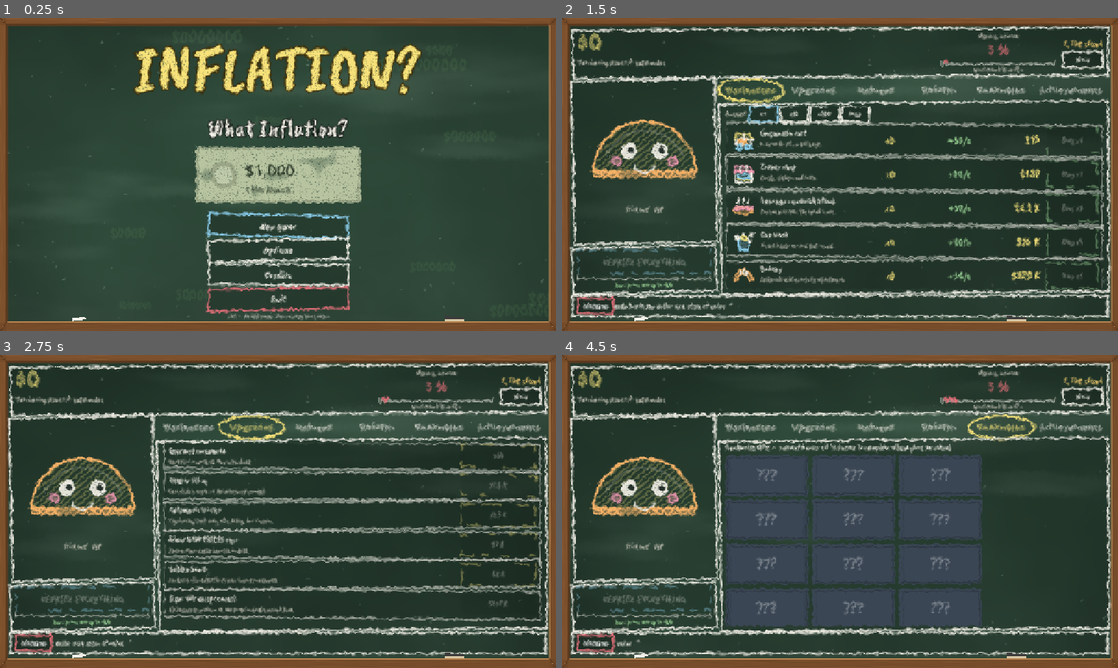
Above: before the commit, frames 1-4 (two rows, left to right).
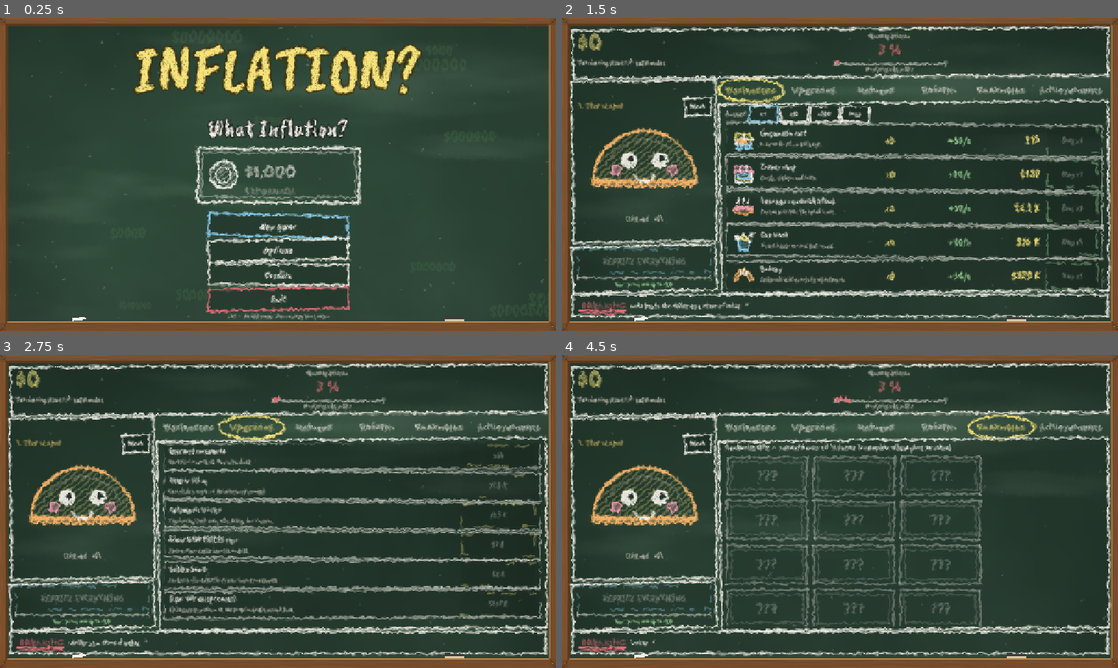
Above: after the commit, the same moments.

Repository: agusmoscato/INFLATION-What-Inflation-
Game: Godot game, scene res://scenes/Main.tscn
The game is run twice, just before and just after one commit, with the same random seed, the same clock (stepped at 60 frames per second) and the same inputs.
Inputs:
- Up to frame 1 (0.25 s): no input
- Up to frame 2 (1.5 s): click "New game" at 0.5 s; click "Businesses" at 1.25 s
- Up to frame 3 (2.75 s): click "Upgrades" at 2 s
- Up to frame 4 (4.5 s): click "Refuges" at 2.75 s; click "Reform" at 3.5 s; click "Banknotes" at 4.25 s

The runs differ from the first frame. In frame 1, 5.2% of the frame differs, in the area x 35-65%, y 40-60%; in frame 2, 8.5%; in frame 3, 14%; in frame 4, 27%, in the area x 1-99%, y 4-96%.

Commit message:
Pizarra de kiosco 5-7: avisos como notitas arriba a la derecha, AUMENTO garabateado, billetes y tijera de tiza, cinta de noticias con tiza roja
Co-Authored-By: Claude Sonnet 5.5 <noreply@anthropic.com>

Diff:
--- a/i18n/translations.csv
+++ b/i18n/translations.csv
@@ -82,7 +82,9 @@
 "ui.opt.fullscreen","Pantalla completa","Fullscreen"
 "ui.credits.win","¡La inflación es cero!","Inflation is zero!"
 "ui.credits.stats","Tiempo: %s  -  Reformas: %d  -  Planes: %d  -  Ceros cortados: %d","Time: %s  -  Reforms: %d  -  Plans: %d  -  Zeros cut: %d"
-"ui.credits.body","Todos los billetes, titulares y empresas  …(122 unchanged characters)… t Inflation?.\nHecho con Godot Engine 4.","All banknotes, headlines and companies are fictional. Any resemblance to reality is pure inflation.\n\nDesign and programming: the INFLATION? What Inflation? team.\nMade with Godot Engine 4."
+"ui.credits.body","Todos los billetes, titulares y empresas  …(122 unchanged characters)… t Inflation?.\nHecho con Godot Engine 4.
+Tipografías: Cabin Sketch y Caveat Brush (SIL Open Font License).","All banknotes, headlines and companies are fictional. Any resemblance to reality is pure inflation.\n\nDesign and programming: the INFLATION? What Inflation? team.\nMade with Godot Engine 4.
+Fonts: Cabin Sketch and Caveat Brush (SIL Open Font License)."
 "ui.credits.continue","Seguir jugando","Keep playing"
 "ui.credits.menu","Menú principal","Main menu"
 "ui.ref.bonus","Cartera diversificada: %d/%d refugios con ahorros de al menos 2 min de ingresos  →  +%d %% de ingresos","Diversified portfolio: %d/%d refuges holding at least 2 min of income  →  +%d %% income"
--- a/scripts/ui/banknote_view.gd
+++ b/scripts/ui/banknote_view.gd
@@ -1,16 +1,17 @@
 class_name BanknoteView
 extends Control
-## Billete ficticio dibujado por código. Cada billete del álbum tiene más ceros.
+## Billete ficticio dibujado en tiza. Cada billete del álbum tiene más ceros.
 
 var note_color: Color = Color("#b8c4a0")
 var zeros: int = 3
 var title: String = ""
 var unknown: bool = false
-var cut_zeros: int = 0     ## cuántos ceros ya fueron "cortados" (se dibujan tachados/ausentes)
+var cut_zeros: int = 0     ## cuántos ceros ya fueron "cortados" (se dibujan fantasma, tras una línea de corte)
 
 
 func _init() -> void:
 	custom_minimum_size = Vector2(190, 92)
+	mouse_filter = Control.MOUSE_FILTER_IGNORE
 
 
 static func denomination(z: int) -> String:
@@ -26,21 +27,52 @@
 	return out
 
 
+func _font() -> Font:
+	return Chalk.title_font if Chalk.title_font != null else ThemeDB.fallback_font
+
+
 func _draw() -> void:
-	var rect: Rect2 = Rect2(Vector2.ZERO, size)
-	var base: Color = Color("#3a4654") if unknown else note_color
-	draw_rect(rect, base)
-	draw_rect(rect.grow(-5), base.darkened(0.25), false, 2.0)
-	draw_rect(rect.grow(-9), base.darkened(0.1), false, 1.0)
-	var font: Font = ThemeDB.fallback_font
+	var k: float = maxf(1.0, size.y / 92.0)
+	var tint: Color = Chalk.nearest(note_color) if not unknown else Chalk.WHITE
+	var sc: Color = Color(tint, 0.35 if unknown else 0.95)
+	var edges: Array = Chalk.rect_edges(size - Vector2(6, 6), 5 + zeros, 1.6, 4.0)
+	for e in edges:
+		var pts: PackedVector2Array = e
+		var moved: PackedVector2Array = PackedVector2Array()
+		for p in pts:
+			moved.append(p + Vector2(3, 3))
+		draw_polyline(moved, sc, 3.0 * minf(k, 1.6), true)
+	var inner: Array = Chalk.rect_edges(size - Vector2(26, 26), 9 + zeros, 1.2, 2.0)
+	for e2 in inner:
+		var moved2: PackedVector2Array = PackedVector2Array()
+		for p2 in e2:
+			moved2.append(p2 + Vector2(13, 13))
+		draw_polyline(moved2, Color(sc, sc.a * 0.55), 1.8, true)
+	var font: Font = _font()
 	if unknown:
-		draw_string(font, Vector2(0, size.y * 0.62), "???", HORIZONTAL_ALIGNMENT_CENTER, size.x, 34, Color(1, 1, 1, 0.35))
+		var fs0: int = int(34 * k)
+		draw_string(font, Vector2(0, size.y * 0.62), "???", HORIZONTAL_ALIGNMENT_CENTER, size.x, fs0, Color(Chalk.WHITE, 0.4))
 		return
-	draw_circle(Vector2(size.x * 0.17, size.y * 0.5), size.y * 0.24, base.darkened(0.15))
-	draw_circle(Vector2(size.x * 0.17, size.y * 0.5), size.y * 0.16, base.lightened(0.1))
+	# medallón
+	var mc: Vector2 = Vector2(size.x * 0.17, size.y * 0.5)
+	Chalk.circle(self, mc, size.y * 0.24, tint, 2.6 * minf(k, 1.6), 3 + zeros, true, 6.0 * k)
+	Chalk.circle(self, mc, size.y * 0.13, tint, 2.0, 4 + zeros)
 	var shown: int = maxi(0, zeros - cut_zeros)
 	var text: String = "$" + denomination(shown)
-	var k: float = maxf(1.0, size.y / 92.0)
-	var fs: int = int((26 if text.length() < 11 else (20 if text.length() < 16 else 15)) * k)
-	draw_string(font, Vector2(size.x * 0.3, size.y * 0.52), text, HORIZONTAL_ALIGNMENT_LEFT, size.x * 0.66, fs, Color("#1d2a1d"))
-	draw_string(font, Vector2(size.x * 0.3, size.y * 0.82), title, HORIZONTAL_ALIGNMENT_LEFT, size.x * 0.66, int(12.0 * k), Color("#2e3d2e"))
+	var base_fs: int = 26 if text.length() < 11 else (20 if text.length() < 16 else 15)
+	var fs: int = int(base_fs * k)
+	var tx: float = size.x * 0.3
+	var avail: float = size.x * 0.66
+	var w: float = Chalk.text_width(font, text, fs)
+	if w > avail:
+		fs = int(float(fs) * avail / w)
+		w = Chalk.text_width(font, text, fs)
+	Chalk.draw_written(self, font, text, Vector2(tx, size.y * 0.54), fs, Chalk.WHITE, 1.0, 7 + zeros, 0.03)
+	if cut_zeros > 0:
+		# línea de corte y ceros fantasma
+		var cx: float = tx + w + 6.0
+		for i in range(0, int(size.y * 0.7), 10):
+			draw_line(Vector2(cx, size.y * 0.15 + i), Vector2(cx, size.y * 0.15 + i + 5), Chalk.PINK, 2.4, true)
+		var ghost: String = "0".repeat(mini(cut_zeros, 6))
+		draw_string(font, Vector2(cx + 6.0, size.y * 0.54), ghost, HORIZONTAL_ALIGNMENT_LEFT, -1, int(fs * 0.9), Color(Chalk.PINK, 0.28))
+	draw_string(font, Vector2(tx, size.y * 0.84), title, HORIZONTAL_ALIGNMENT_LEFT, avail, int(15.0 * k), Color(Chalk.WHITE, 0.7))
--- /dev/null
+++ b/scripts/ui/chalk_tag.gd
@@ -0,0 +1,32 @@
+class_name ChalkTag
+extends Control
+## Etiqueta escrita en tiza roja y subrayada dos veces (para "ÚLTIMA HORA").
+
+var text: String = ""
+var color: Color = Chalk.RED
+var font_size: int = 22
+
+
+func _init(t: String = "") -> void:
+	text = t
+	mouse_filter = Control.MOUSE_FILTER_IGNORE
+
+
+func _ready() -> void:
+	var f: Font = _font()
+	var w: float = Chalk.text_width(f, text, font_size)
+	custom_minimum_size = Vector2(w + 16.0, float(font_size) + 14.0)
+
+
+func _font() -> Font:
+	return Chalk.title_font if Chalk.title_font != null else ThemeDB.fallback_font
+
+
+func _draw() -> void:
+	var f: Font = _font()
+	var w: float = Chalk.text_width(f, text, font_size)
+	var y: float = size.y * 0.5 + float(font_size) * 0.28
+	Chalk.draw_written(self, f, text, Vector2(8.0, y), font_size, color, 1.0, 17, 0.03)
+	# doble subrayado a mano
+	Chalk.line(self, Vector2(4.0, y + 5.0), Vector2(w + 12.0, y + 4.0), color, 2.8, 61, 1.6)
+	Chalk.line(self, Vector2(8.0, y + 10.0), Vector2(w + 8.0, y + 10.0), color, 2.4, 62, 1.6)
--- a/scripts/ui/game_screen.gd
+++ b/scripts/ui/game_screen.gd
@@ -11,7 +11,7 @@
 var fx_layer: Control
 var tint: ColorRect
 var toast_box: VBoxContainer
-var raise_label: Label
+var raise_sign: ScribbleText
 
 var money_label: Label
 var power_label: Label
@@ -97,17 +97,8 @@
 	fx_layer.mouse_filter = Control.MOUSE_FILTER_IGNORE
 	fx_layer.set_anchors_and_offsets_preset(Control.PRESET_FULL_RECT)
 	add_child(fx_layer)
-	toast_box = VBoxContainer.new()
-	toast_box.mouse_filter = Control.MOUSE_FILTER_IGNORE
-	toast_box.position = Vector2(16, 150)
-	toast_box.custom_minimum_size = Vector2(318, 0)
-	fx_layer.add_child(toast_box)
-	raise_label = UIKit.label("", 54, UIKit.C_RED, HORIZONTAL_ALIGNMENT_CENTER)
-	raise_label.add_theme_color_override("font_outline_color", Color.BLACK)
-	raise_label.add_theme_constant_override("outline_size", 8)
-	raise_label.mouse_filter = Control.MOUSE_FILTER_IGNORE
-	raise_label.modulate.a = 0.0
-	fx_layer.add_child(raise_label)
+	raise_sign = ScribbleText.new()
+	fx_layer.add_child(raise_sign)
 
 	_connect_bus()
 	_last_era = gm().era
@@ -173,16 +164,17 @@
 	mid.add_child(month_bar)
 	month_label = UIKit.label("", 12, UIKit.C_DIM, HORIZONTAL_ALIGNMENT_CENTER)
 	mid.add_child(month_label)
-	var right: VBoxContainer = VBoxContainer.new()
-	right.alignment = BoxContainer.ALIGNMENT_CENTER
-	h.add_child(right)
-	era_label = UIKit.label("", 18, UIKit.C_GOLD, HORIZONTAL_ALIGNMENT_RIGHT)
-	right.add_child(era_label)
-	var menu_btn: Button = Button.new()
-	menu_btn.text = tr("ui.menu")
-	UIKit.style_button(menu_btn, UIKit.C_PANEL2, 14)
-	menu_btn.pressed.connect(func() -> void: request_menu.emit())
-	right.add_child(menu_btn)
+	# pila de notitas (avisos) arriba a la derecha: no tapa la empanada ni el panel central
+	var notes: Control = Control.new()
+	notes.custom_minimum_size = Vector2(340, 84)
+	notes.clip_contents = true
+	notes.mouse_filter = Control.MOUSE_FILTER_IGNORE
+	h.add_child(notes)
+	toast_box = VBoxContainer.new()
+	toast_box.mouse_filter = Control.MOUSE_FILTER_IGNORE
+	toast_box.add_theme_constant_override("separation", 2)
+	notes.add_child(toast_box)
+	toast_box.set_anchors_and_offsets_preset(Control.PRESET_TOP_WIDE)
 	return p
 
 
@@ -196,6 +188,16 @@
 	var v: VBoxContainer = VBoxContainer.new()
 	v.alignment = BoxContainer.ALIGNMENT_CENTER
 	p.add_child(v)
+	var top_row: HBoxContainer = HBoxContainer.new()
+	v.add_child(top_row)
+	era_label = UIKit.label("", 20, UIKit.C_GOLD, HORIZONTAL_ALIGNMENT_LEFT, true)
+	era_label.size_flags_horizontal = Control.SIZE_EXPAND_FILL
+	top_row.add_child(era_label)
+	var menu_btn: Button = Button.new()
+	menu_btn.text = tr("ui.menu")
+	UIKit.style_button(menu_btn, UIKit.C_PANEL2, 15)
+	menu_btn.pressed.connect(func() -> void: request_menu.emit())
+	top_row.add_child(menu_btn)
 	empanada = EmpanadaButton.new()
 	empanada.size_flags_horizontal = Control.SIZE_SHRINK_CENTER
 	empanada.custom_minimum_size = Vector2(280, 220)
@@ -484,8 +486,7 @@
 	var p: PanelContainer = UIKit.panel(Color("#0d141b"), 6)
 	var h: HBoxContainer = HBoxContainer.new()
 	p.add_child(h)
-	var tag: Label = UIKit.label(tr("ui.news"), 13, Color.WHITE)
-	tag.add_theme_stylebox_override("normal", UIKit.box(UIKit.C_RED, 4))
+	var tag: ChalkTag = ChalkTag.new(tr("ui.news"))
 	h.add_child(tag)
 	ticker_clip = Control.new()
 	ticker_clip.clip_contents = true
@@ -866,16 +867,15 @@
 	_scratch_costs()
 	_play("raise", clampf(1.0 - rate * 0.3, 0.6, 1.0))
 	_shake(clampf(4.0 + rate * 14.0, 4.0, 22.0), 0.35)
-	raise_label.text = tr("ui.raise") % BigNumber.from_float(rate * 100.0).format(1)
-	raise_label.position = Vector2(size.x / 2.0 - 250, 60)
-	raise_label.size = Vector2(500, 70)
-	raise_label.pivot_offset = Vector2(250, 35)
-	raise_label.modulate.a = 1.0
-	raise_label.scale = Vector2(1.6, 1.6)
-	var tw: Tween = create_tween()
-	tw.tween_property(raise_label, "scale", Vector2.ONE, 0.25).set_trans(Tween.TRANS_BACK).set_ease(Tween.EASE_OUT)
-	tw.tween_interval(0.8)
-	tw.tween_property(raise_label, "modulate:a", 0.0, 0.5)
+	# garabato gigante que se dibuja rápido y se borra; abajo del HUD, nunca encima
+	var hud_bottom: float = 150.0
+	if money_label != null:
+		hud_bottom = money_label.get_global_rect().end.y + 70.0
+	raise_sign.size = Vector2(size.x, 170.0)
+	raise_sign.position = Vector2(0.0, hud_bottom + (size.y - hud_bottom) * 0.22)
+	raise_sign.font_size = 104 if size.x > 900.0 else 70
+	raise_sign.show_text(tr("ui.raise") % BigNumber.from_float(rate * 100.0).format(1), int(rate * 1000.0) + 1)
+	Chalk.wobble(rate_label, 0.12, 0.6)
 	_upg_dirty = true
 
 
@@ -1036,18 +1036,30 @@
 func _toast(text: String, color: Color) -> void:
 	if toast_box == null:
 		return
-	var p: PanelContainer = UIKit.panel(Color(0.05, 0.08, 0.11, 0.92), 8)
+	# notita de tiza: la más nueva arriba; solo entran 3
+	var p: PanelContainer = PanelContainer.new()
 	p.mouse_filter = Control.MOUSE_FILTER_IGNORE
-	var l: Label = UIKit.label(text, 16, color, HORIZONTAL_ALIGNMENT_CENTER)
+	var st: ChalkStyle = UIKit.chalk_box(Chalk.nearest(color), Color(0, 0, 0, 0.3), 2.0)
+	st.content_margin_top = 2.0
+	st.content_margin_bottom = 2.0
+	st.content_margin_left = 8.0
+	st.content_margin_right = 8.0
+	p.add_theme_stylebox_override("panel", st)
+	var l: Label = UIKit.label(text, 14, color, HORIZONTAL_ALIGNMENT_CENTER)
+	l.clip_text = true
 	l.mouse_filter = Control.MOUSE_FILTER_IGNORE
 	p.add_child(l)
-	toast_box.position = Vector2(16.0, maxf(150.0, size.y - 450.0))
 	toast_box.add_child(p)
-	while toast_box.get_child_count() > 4:
-		toast_box.get_child(0).queue_free()
-		toast_box.remove_child(toast_box.get_child(0))
+	toast_box.move_child(p, 0)
+	while toast_box.get_child_count() > 3:
+		var old: Node = toast_box.get_child(toast_box.get_child_count() - 1)
+		toast_box.remove_child(old)
+		old.queue_free()
+	p.pivot_offset = Vector2(170, 12)
+	p.scale = Vector2(0.6, 0.6)
 	var tw: Tween = create_tween()
-	tw.tween_interval(3.0)
+	tw.tween_property(p, "scale", Vector2.ONE, 0.35).set_trans(Tween.TRANS_ELASTIC).set_ease(Tween.EASE_OUT)
+	tw.tween_interval(3.2)
 	tw.tween_property(p, "modulate:a", 0.0, 0.6)
 	tw.tween_callback(p.queue_free)
 
@@ -1099,7 +1111,9 @@
 	note.position = size / 2.0 - note.size / 2.0
 	ov.add_child(note)
 	var sc: ScissorsView = ScissorsView.new()
-	sc.size = Vector2(120, 120)
+	sc.size = Vector2(150, 130)
+	sc.scale = Vector2(1.9, 1.9)
+	sc.pivot_offset = Vector2(75, 65)
 	sc.position = Vector2(size.x + 60, note.position.y + 60)
 	sc.open = 0.5
 	ov.add_child(sc)
@@ -1114,8 +1128,9 @@
 		note.cut_zeros = cut
 		note.queue_redraw()
 		_shake(14.0, 0.35)
+		_chalk_chips(Vector2(cut_x, note.position.y + 110.0), ov)
 		for k in range(mini(cut, 12)):
-			var z: Label = UIKit.label("0", 40, UIKit.C_RED)
+			var z: Label = UIKit.label("0", 44, Chalk.WHITE, HORIZONTAL_ALIGNMENT_LEFT, true)
 			z.position = Vector2(cut_x + k * 10, note.position.y + 80)
 			ov.add_child(z)
 			var zt: Tween = create_tween()
@@ -1194,3 +1209,26 @@
 		var p: ChalkPrice = it["price"]
 		p.request_rewrite(2, randf() * 0.45 + float(i % 3) * 0.05)
 		i += 1
+
+
+## Pedacitos de tiza que saltan y caen cuando la tijera corta los ceros.
+func _chalk_chips(pos: Vector2, parent: Control) -> void:
+	var p: CPUParticles2D = CPUParticles2D.new()
+	p.position = pos
+	p.emitting = true
+	p.one_shot = true
+	p.amount = 34
+	p.lifetime = 1.1
+	p.explosiveness = 1.0
+	p.direction = Vector2(0, -1)
+	p.spread = 100.0
+	p.initial_velocity_min = 140.0
+	p.initial_velocity_max = 380.0
+	p.gravity = Vector2(0, 1100)
+	p.angular_velocity_min = -540.0
+	p.angular_velocity_max = 540.0
+	p.scale_amount_min = 3.0
+	p.scale_amount_max = 7.0
+	p.color = Chalk.WHITE
+	parent.add_child(p)
+	get_tree().create_timer(1.6).timeout.connect(p.queue_free)
--- a/scripts/ui/scissors_view.gd
+++ b/scripts/ui/scissors_view.gd
@@ -1,6 +1,6 @@
 class_name ScissorsView
 extends Control
-## Tijera dibujada por código (para cortar ceros en la reforma monetaria).
+## Tijera caricaturesca de tiza (con cara) que corta los ceros del billete en la reforma monetaria.
 
 var open: float = 0.5:
 	set(v):
@@ -9,18 +9,27 @@
 
 
 func _init() -> void:
-	custom_minimum_size = Vector2(120, 120)
+	custom_minimum_size = Vector2(150, 130)
+	mouse_filter = Control.MOUSE_FILTER_IGNORE
 
 
 func _draw() -> void:
 	var c: Vector2 = size / 2.0
-	for sign_v in [-1.0, 1.0]:
-		var a: float = open * sign_v
+	var i: int = 0
+	for s in [-1.0, 1.0]:
+		var a: float = open * s
 		var dir: Vector2 = Vector2.LEFT.rotated(a)
 		var perp: Vector2 = dir.rotated(PI / 2.0)
-		var tip: Vector2 = c + dir * 50.0
-		var blade: PackedVector2Array = PackedVector2Array([c + perp * 5.0, tip, c - perp * 5.0])
-		draw_colored_polygon(blade, Color("#cfd8dc"))
-		var handle_c: Vector2 = c - dir * 22.0 + perp * 12.0 * sign_v
-		draw_arc(handle_c, 12.0, 0.0, TAU, 20, Color("#e05d5d"), 5.0)
-	draw_circle(c, 5.0, Color("#455a64"))
+		var tip: Vector2 = c + dir * 64.0
+		var blade: PackedVector2Array = PackedVector2Array([c + perp * 9.0, tip, c - perp * 7.0])
+		Chalk.polygon(self, blade, Chalk.BLUE, 3.4, 20 + i, true, Color(Chalk.BLUE, 0.5), 5.0, 0.8)
+		var hc: Vector2 = c - dir * 34.0 + perp * 17.0 * s
+		Chalk.circle(self, hc, 15.0, Chalk.PINK, 5.0, 30 + i)
+		Chalk.line(self, c - dir * 6.0, hc + dir * 12.0, Chalk.PINK, 4.0, 40 + i)
+		i += 1
+	# cara en el tornillo
+	draw_circle(c, 11.0, Color("#26302B"))
+	Chalk.circle(self, c, 11.0, Chalk.WHITE, 2.6, 50)
+	draw_circle(c + Vector2(-4, -2), 2.4, Chalk.WHITE)
+	draw_circle(c + Vector2(4, -2), 2.4, Chalk.WHITE)
+	draw_arc(c + Vector2(0, 1), 5.0, 0.3, PI - 0.3, 8, Chalk.WHITE, 2.0, true)
--- /dev/null
+++ b/scripts/ui/scribble_text.gd
@@ -0,0 +1,84 @@
+class_name ScribbleText
+extends Control
+## Texto gigante garabateado: se dibuja rápido, con subrayado y flechas, y después se borra con un manchón.
+## Se usa para "¡AUMENTO!".
+
+var text: String = ""
+var color: Color = Chalk.RED
+var font_size: int = 104
+var _write: float = 0.0
+var _erase: float = 0.0
+var _seed: int = 1
+var _tween: Tween
+var _active: bool = false
+
+
+func _init() -> void:
+	mouse_filter = Control.MOUSE_FILTER_IGNORE
+
+
+func show_text(t: String, seed_v: int = 1) -> void:
+	text = t
+	_seed = seed_v
+	_active = true
+	_write = 0.0
+	_erase = 0.0
+	if _tween != null and _tween.is_valid():
+		_tween.kill()
+	pivot_offset = size / 2.0
+	rotation = randf_range(-0.05, 0.05)
+	scale = Vector2(1.15, 1.15)
+	_tween = create_tween()
+	_tween.tween_property(self, "_write", 1.0, 0.32)
+	_tween.parallel().tween_property(self, "scale", Vector2.ONE, 0.4).set_trans(Tween.TRANS_ELASTIC).set_ease(Tween.EASE_OUT)
+	_tween.tween_interval(0.7)
+	_tween.tween_property(self, "_erase", 1.0, 0.45)
+	_tween.tween_callback(func() -> void:
+		_active = false
+		queue_redraw())
+
+
+func _process(_delta: float) -> void:
+	if _active:
+		queue_redraw()
+
+
+func _draw() -> void:
+	if not _active or text == "":
+		return
+	var font: Font = Chalk.title_font if Chalk.title_font != null else ThemeDB.fallback_font
+	var tight: float = 0.95
+	var w: float = Chalk.text_width(font, text, font_size, tight)
+	var x0: float = (size.x - w) * 0.5
+	var base: float = size.y * 0.62
+	# letras: las que ya borró el trapo no se dibujan
+	var n: int = text.length()
+	var x: float = 0.0
+	for i in range(n):
+		var ch: String = text[i]
+		var adv: float = font.get_string_size(ch, HORIZONTAL_ALIGNMENT_LEFT, -1, font_size).x * tight
+		var shown: float = clampf(_write * float(n) - float(i), 0.0, 1.0)
+		if shown > 0.0 and float(i) / float(n) >= _erase:
+			var rot: float = Chalk.rnd_s(_seed, i) * 0.07
+			draw_set_transform(Vector2(x0 + x, base + Chalk.rnd_s(_seed, i + 40) * 6.0), rot, Vector2.ONE)
+			draw_string(font, Vector2.ZERO, ch, HORIZONTAL_ALIGNMENT_LEFT, -1, font_size, Color(color, shown))
+			draw_string_outline(font, Vector2.ZERO, ch, HORIZONTAL_ALIGNMENT_LEFT, -1, font_size, 3, Color(Chalk.WHITE, 0.35 * shown))
+		x += adv
+	draw_set_transform(Vector2.ZERO, 0.0, Vector2.ONE)
+	# subrayado doble garabateado y flechitas
+	if _erase < 0.5:
+		var u: float = clampf(_write * 1.3 - 0.2, 0.0, 1.0)
+		if u > 0.0:
+			var y1: float = base + 14.0
+			var end_x: float = x0 + w * u
+			Chalk.line(self, Vector2(x0, y1), Vector2(end_x, y1 + 4.0), Chalk.YELLOW, 6.0, _seed + 3, 3.0)
+			Chalk.line(self, Vector2(x0 + 14.0, y1 + 16.0), Vector2(end_x - 20.0, y1 + 14.0), Chalk.YELLOW, 4.0, _seed + 8, 3.0)
+		if _write > 0.8:
+			var ay: float = base - float(font_size) * 0.4
+			for s in [-1.0, 1.0]:
+				var ax: float = (x0 - 30.0) if s < 0.0 else (x0 + w + 30.0)
+				Chalk.line(self, Vector2(ax, ay - 40.0), Vector2(ax + 24.0 * s * -1.0, ay + 10.0), Chalk.YELLOW, 4.0, _seed + 20 + int(s))
+	# manchón del trapo al borrar
+	if _erase > 0.0 and _erase < 1.0:
+		var sx: float = x0 + w * _erase
+		draw_colored_polygon(Chalk.ellipse_pts(Vector2(sx, base - float(font_size) * 0.3), 60.0, float(font_size) * 0.65, _seed + 5, 6.0, 1.0, 18), Color(1, 1, 1, 0.22))
Not shown, added: scripts/ui/chalk_tag.gd.uid
Not shown, added: scripts/ui/scribble_text.gd.uid
